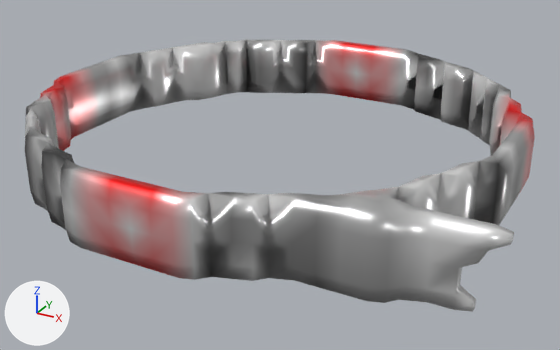
What one commit did to the glTF model glb/smooth/1001-2000/1533.glb.
Before and after are seen from a 50 mm lens placed at (0.874, -1.659, 0.802), pointed at (-0.01, -0.052, -0.002). The lights are fixed; the arrows at lower left show +X, +Y and +Z. Vertices at the same position are counted once.
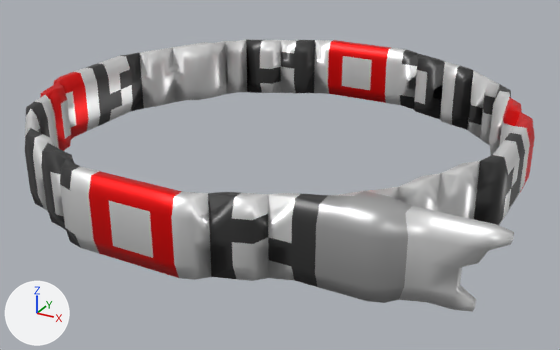
Edits to the bpy script that builds the scene:
```text
Change mat_material_0:
    where n0 = _N.new('ShaderNodeBsdfPrincipled'); n0.name = 'Principled BSDF'
    n0.inputs[2].default_value: 0.3 -> 0.4  # 'Roughness'
Change me_mesh_0:
    used by ob_mesh_0; location = (0.0, 0.0, 0.0)
    remove me_mesh_0.from_pydata(...)  # 883 vertices, 1912 faces; spans x -0.675..0.658, y -0.625..0.625, z 0.0..0.2
    add me_mesh_0.from_pydata(...)  # 861 vertices, 1856 faces; spans x -0.675..0.658, y -0.625..0.625, z 0.0..0.2
    me_mesh_0 part 1
    8 faces are deleted
    4 new faces join them
    me_mesh_0 part 2
    14 vertices are removed from x -0.075..-0.025, y 0.575..0.625, z 0.013..0.188
    48 faces are deleted
    20 new faces join them
    me_mesh_0 part 3
    8 vertices are removed from x -0.075..-0.025, y -0.613..-0.588, z 0.013..0.188
    36 faces are deleted
    12 new faces join them
    me_mesh_0 part 4: 1428 kept faces spanning x -0.675..0.575, y -0.625..0.625, z 0.0..0.2 get new vertex colours
```

Where the change shows, as pixel boxes [x1, y1, x2, y2] in the pictures (560 x 350 px):
'Mesh_0', surface changed: [25, 39, 535, 301] in both
part 1 of me_mesh_0, cut back: [99, 90, 122, 115] in both
part 2 of me_mesh_0, cut back: [342, 42, 391, 103] in both
part 3 of me_mesh_0, cut back: [89, 171, 160, 271] in both
part 4 of me_mesh_0, recoloured: [25, 39, 535, 301] in both
